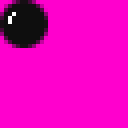
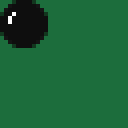
Layer changes from the first 128×128 image to the second:
painted on "ball" over [0, 0, 48, 48]
painted on "bg" over [0, 0, 128, 128]
